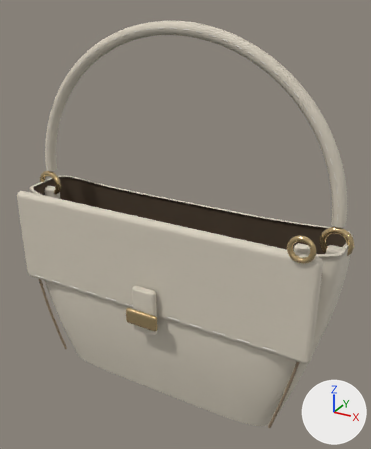
What one commit did to the Blender file assets-source/atelier-shoulder.blend.
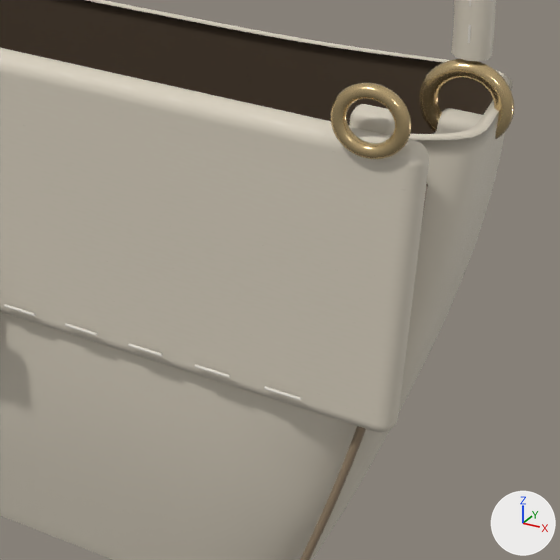
There are two pictures of each version: one whole from a camera (50 mm lens) standing at (2.661, -4.565, 2.668) and looking at (0.16, -0.018, 0.394), one close up on the part from 45% to 100% of the width and 46% to 91% of the height. Lighting does not change. The marker at lower right points along +X, +Y and +Z. The older version's two pictures come first.

Names of what the first close-up shows: 'Champagne hardware', 'Ivory grained leather — Poly Haven scanned normal', 'Sand edge paint', 'Shoulder / hollow rounded leather shell' and 1 more.
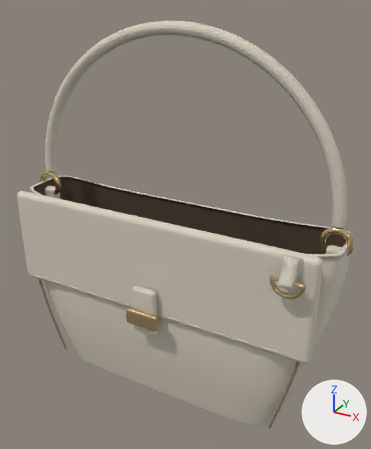
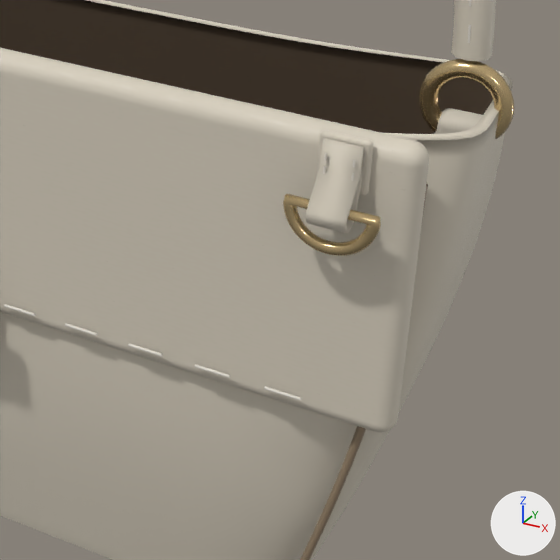
Boxes (x1, y1, x2, y2) around the edits, measured in the close-ups (560 x 560 px; the box of a moved part takes in the faces that stretch with it):
```json
{"object": "Champagne hardware", "change": "reshaped", "before": [331, 59, 514, 159], "after": [283, 59, 514, 256]}
{"part": 1, "of": "me_cube_007", "change": "added", "after": [306, 138, 364, 233]}
{"part": 2, "of": "me_cube_007", "change": "moved or reshaped", "before": [350, 105, 390, 134], "after": [317, 132, 368, 195]}
{"part": 3, "of": "me_cube_007", "change": "surface changed", "before": [350, 104, 395, 135], "after": [316, 130, 373, 196]}
{"part": 4, "of": "me_cube_009", "change": "moved or reshaped", "before": [394, 128, 411, 137], "after": [285, 194, 381, 227]}
```

The change, as JSON lines over the scene's bpy script:
```json
{"block": "me_cube_007", "where": "# used by ob_ivory_grained_leather___poly_haven_scanned_normal; location = (0.0, -0.527, 0.05)"}
{"op": "remove", "block": "me_cube_007", "code": "me_cube_007.from_pydata(...)  # 1890 vertices, 1890 faces; spans x -1.88..1.88, y -0.15..0.64, z -0.75..2.42"}
{"op": "add", "block": "me_cube_007", "code": "me_cube_007.from_pydata(...)  # 1990 vertices, 1988 faces; spans x -1.88..1.88, y -0.23..0.64, z -0.75..2.42"}
{"block": "me_cube_007", "change": "me_cube_007 part 1: a new loose piece of 100 vertices spanning x 1.49..1.62, y -0.23..-0.07, z 0.29..0.56, in mat_ivory_grained_leather___poly_haven_scanned_normal"}
{"block": "me_cube_007", "change": "me_cube_007 part 2"}
{"block": "me_cube_007", "change": "6 vertices in x 1.53..1.54, y 0.02..0.04, z 0.29..0.3 move by (-0.07, -0.11, 0.09)"}
{"block": "me_cube_007", "change": "6 vertices in x 1.53..1.54, y 0.02..0.04, z 0.6..0.61 move by (-0.07, -0.11, -0.04)"}
{"block": "me_cube_007", "change": "6 vertices in x 1.55..1.56, y 0.09..0.1, z 0.29..0.3 move by (-0.08, -0.16, 0.09)"}
{"block": "me_cube_007", "change": "6 vertices in x 1.55..1.56, y 0.09..0.1, z 0.6..0.61 move by (-0.08, -0.16, -0.04)"}
{"block": "me_cube_007", "change": "6 vertices in x 1.66..1.67, y 0.02..0.04, z 0.29..0.3 move by (-0.03, -0.11, 0.09)"}
{"block": "me_cube_007", "change": "6 vertices in x 1.66..1.67, y 0.02..0.04, z 0.6..0.61 move by (-0.03, -0.11, -0.04)"}
{"block": "me_cube_007", "change": "180 vertices move from x 1.52..1.68, y 0.01..0.1, z 0.28..0.62 to x 1.46..1.64, y -0.09..-0.06, z 0.37..0.57"}
{"block": "me_cube_007", "change": "me_cube_007 part 3: 181 kept faces spanning x 1.46..1.64, y -0.09..-0.06, z 0.37..0.57 get new texture (UV) coordinates"}
{"block": "me_cube_009", "where": "# used by ob_champagne_hardware; location = (0.0, -0.706, -0.49)"}
{"op": "remove", "block": "me_cube_009", "code": "me_cube_009.from_pydata(...)  # 1416 vertices, 1418 faces; spans x -1.95..1.95, y -0.03..0.74, z -0.09..1.31"}
{"op": "add", "block": "me_cube_009", "code": "me_cube_009.from_pydata(...)  # 1426 vertices, 1428 faces; spans x -1.95..1.95, y -0.03..0.74, z -0.09..1.19"}
{"block": "me_cube_009", "change": "me_cube_009 part 4: 400 vertices moved from x 1.49..1.75, y 0.08..0.13, z 1.05..1.31 to x 1.39..1.71, y -0.02..0.03, z 0.73..0.9; 10 vertices added at x 1.67..1.71, y -0.02..0.03, z 0.88..0.9"}
```
